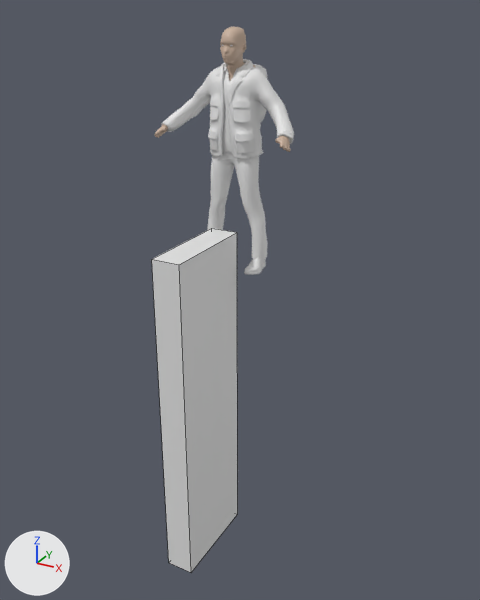
What one commit did to the FBX model Assets/blackwhite-side-scroller/hero.fbx.
The view is the same before and after, from a 50 mm camera at (2.49, -4.49, 1.9) aimed at (-0.09, 0.2, -0.45). Every picture has the same lights, and +X, +Y and +Z are marked at lower left. Mesh edges are drawn as thin lines on the coarser meshes.

In view in the first picture: 'Cube', 'makehuman_character-base'.
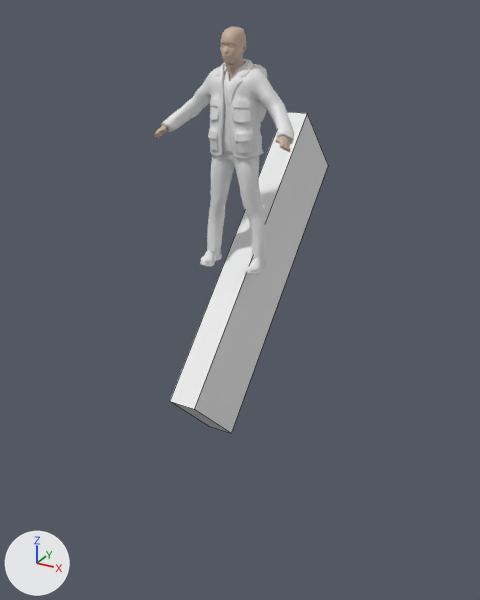
The change in detail:
Object 'Cube' (ob_cube) moves from (-0.001, -0.612, -0.899) to (-0.001, 0.258, -0.317).
Object 'Cube' (ob_cube) turns from (0, 0, 0) to (135, 0, 0) degrees about x, y and z.

What differs and where, as boxes [x1, y1, x2, y2] in the pictures (480 x 600 px):
'Cube', moved, turned: before [152, 228, 238, 572]; after [170, 112, 328, 433]
